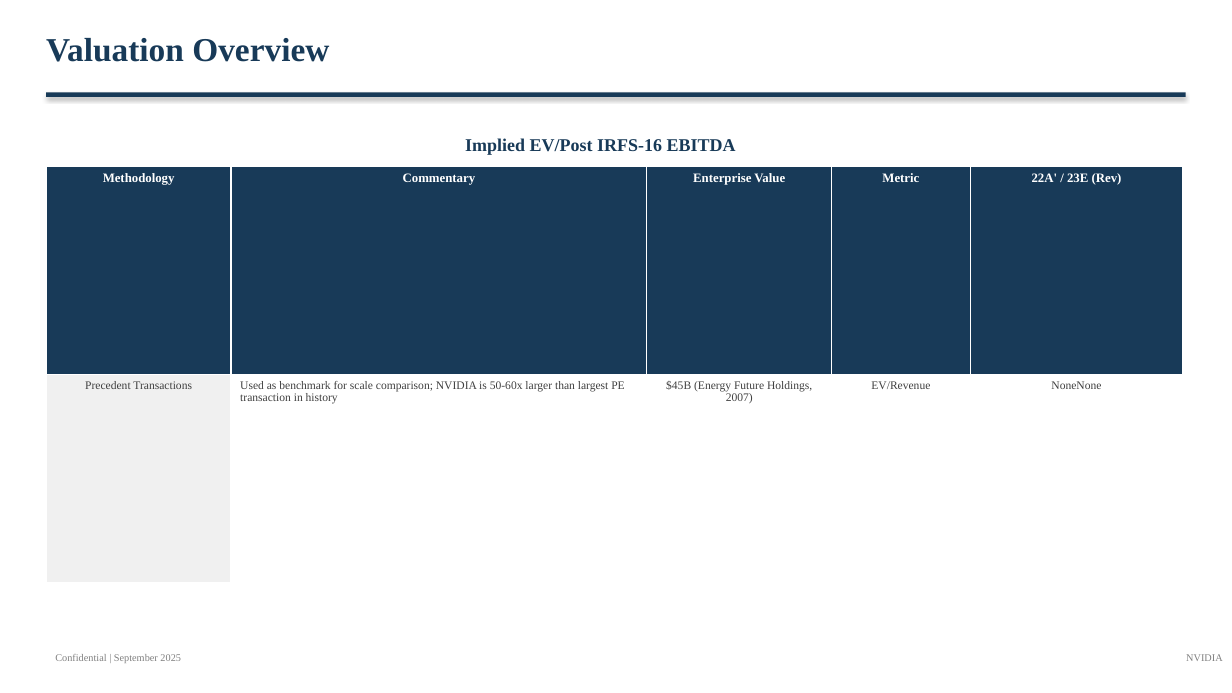
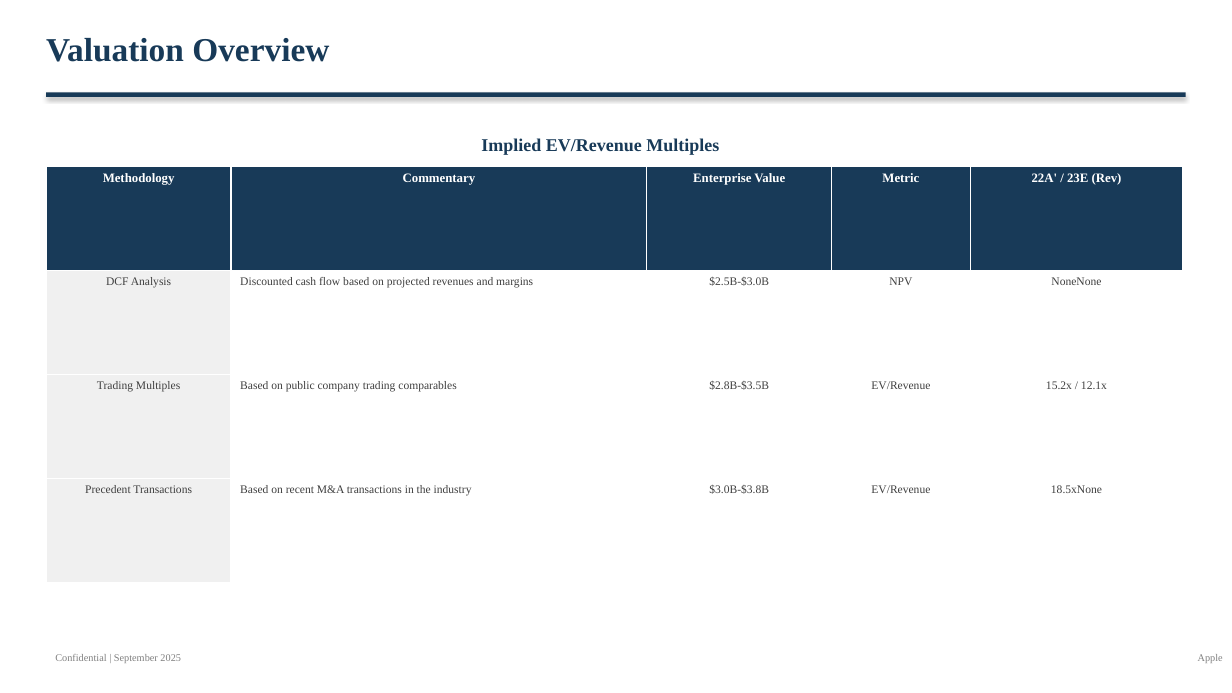
Before and after one commit to alinvb/slide_generator, a slide deck: slide 8 of output_presentation.pptx (slide 11 before the commit). Drawn at 1232x693 pixels with LibreOffice and Linux fonts; fonts in the diff are those of the drawing. Boxes give left, top, right and bottom in pixels: in the first picture for what was removed or moved away, otherwise in the second. Text is boxed around its words. In the diff, an @@ line names an element or a change of style, - is before the commit and + after.

```diff
--- a/output_presentation.pptx
+++ b/output_presentation.pptx
@@ text at [481, 138, 719, 155]: text changed @@
-Implied EV/Post IRFS-16 EBITDA
+Implied EV/Revenue Multiples
@@ table at [46, 166, 1183, 582] @@
-row 2: Precedent Transactions | Used as benchmark for scale comparison; NVIDIA is 50-60x larger than largest PE transaction in history | $45B (Energy Future Holdings, 2007) | EV/Revenue | NoneNone
+row 2: DCF Analysis | Discounted cash flow based on projected revenues and margins | $2.5B-$3.0B | NPV | NoneNone
+row 3: Trading Multiples | Based on public company trading comparables | $2.8B-$3.5B | EV/Revenue | 15.2x / 12.1x
+row 4: Precedent Transactions | Based on recent M&A transactions in the industry | $3.0B-$3.8B | EV/Revenue | 18.5xNone
@@ text at [1198, 654, 1223, 663]: text changed @@
-NVIDIA
+Apple
```
Also in this commit, not shown: 9 other slides changed, 4 slides added, 8 slides removed, 13 other files.
